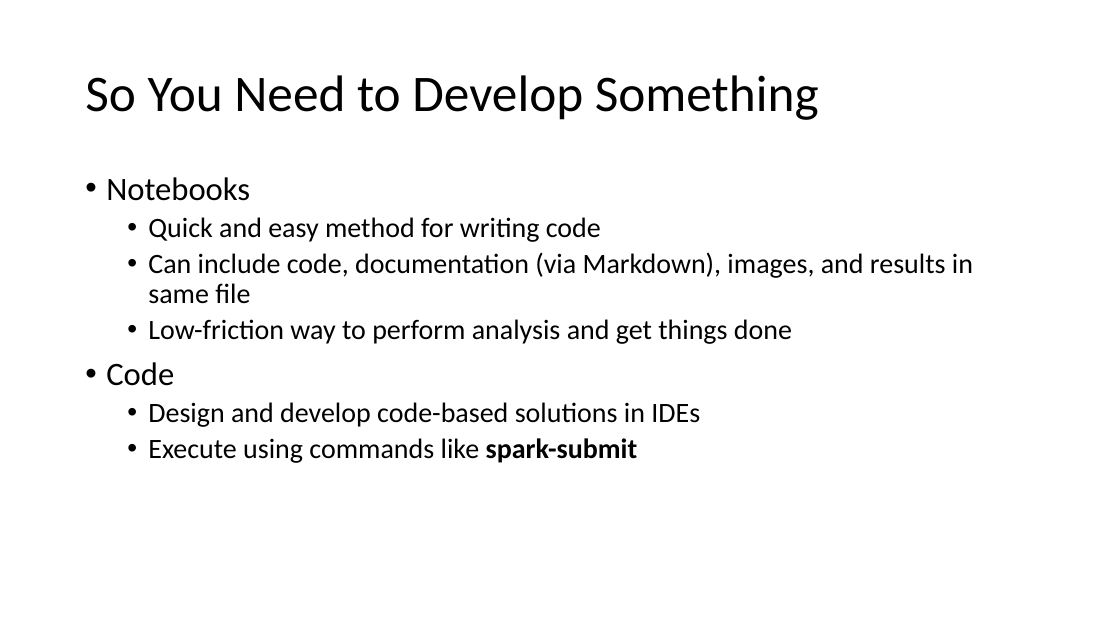
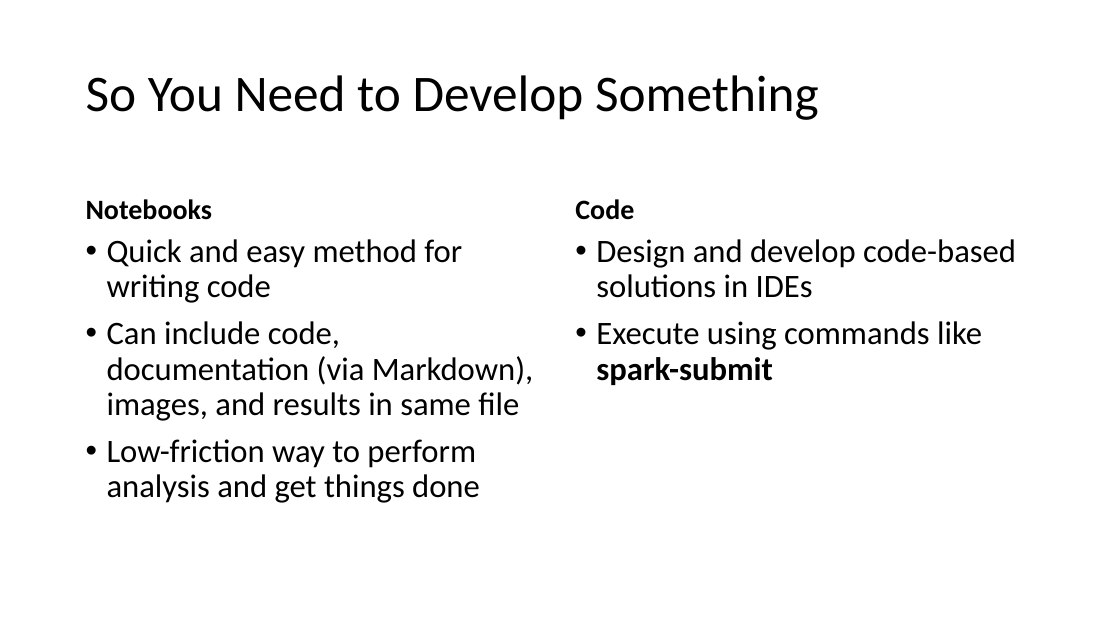
Before and after one commit to solliancenet/precon-synapse-power-bi, a slide deck: slide 9 of Slides/02 - Synapse Development.pptx. Drawn at 1120x630 pixels with LibreOffice and Linux fonts; fonts in the diff are those of the drawing. Boxes give left, top, right and bottom in pixels: in the first picture for what was removed or moved away, otherwise in the second. Text is boxed around its words. In the diff, an @@ line names an element or a change of style, - is before the commit and + after.

```diff
--- a/Slides/02 - Synapse Development.pptx
+++ b/Slides/02 - Synapse Development.pptx
@@ text at [106,177,250,201]: paragraph removed @@
-• Notebooks
@@ text added at [86,199,212,220], 24 pt, text #000000, bold @@
+Notebooks
@@ text added at [575,199,634,220], 24 pt, text #000000, bold @@
+Code
@@ text "Quick and easy method for ...": place and size @@
-text "Quick and easy method for ..." at [106,177,973,463]
+text "Quick and easy method for ..." at [107,239,534,503]
@@ text "Quick and easy method for ..." at [107,239,534,503]: size 24 to 28 pt; list level 2 to 1 in "Quick and easy method for ..."; list level 2 to 1 in "Can include code, documentation (via ..."; list level 2 to 1 in "Low-friction way to perform analysis ..." @@
@@ text added at [596,239,1016,385], 28 pt, text #000000 @@
+• Design and develop code-based solutions in IDEs
+• Execute using commands like spark-submit
@@ text at [106,362,700,463]: paragraphs removed @@
-• Code
-  • Design and develop code-based solutions in IDEs
-  • Execute using commands like spark-submit
```
Also in this commit, not shown: 8 other slides changed, 1 other file.
